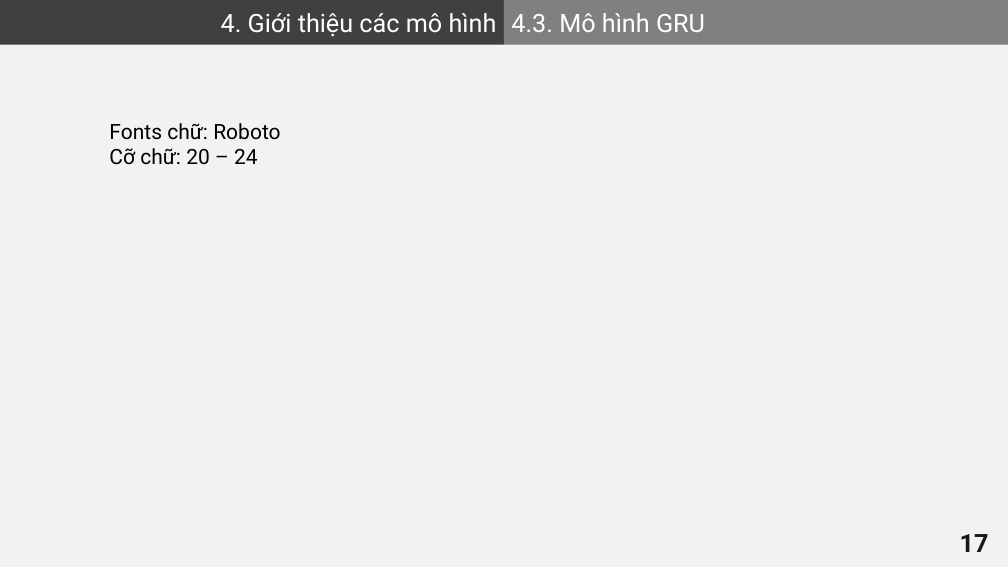
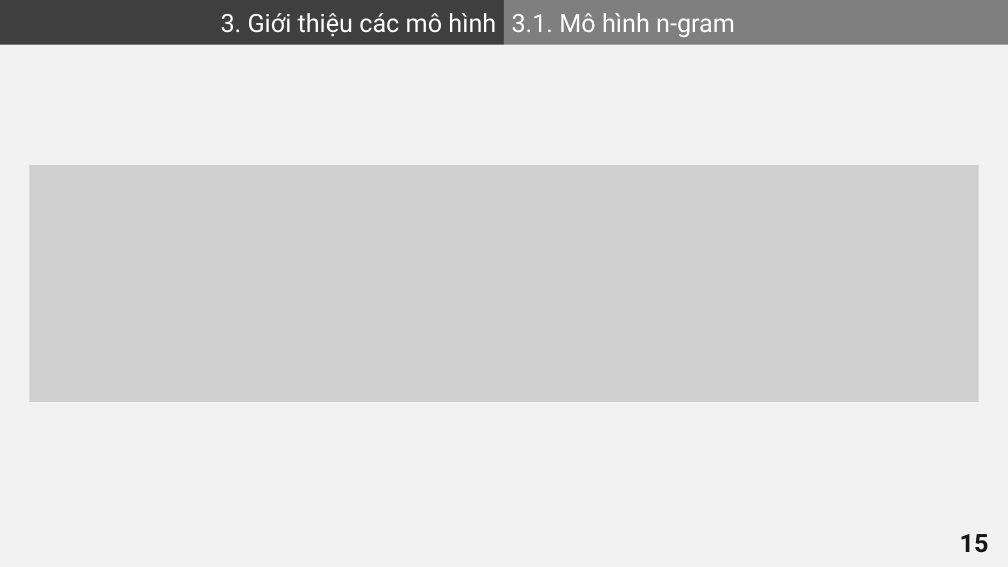
Before and after one commit to VHSkillPro/next-word-prediction, a slide deck: slide 15 of report.pptx (slide 17 before the commit). Drawn at 1008x567 pixels with LibreOffice and Linux fonts; fonts in the diff are those of the drawing; grey boxes stand for pictures. Boxes give left, top, right and bottom in pixels: in the first picture for what was removed or moved away, otherwise in the second. Text is boxed around its words. In the diff, an @@ line names an element or a change of style, - is before the commit and + after.

```diff
--- a/report.pptx
+++ b/report.pptx
@@ rectangle "3. Giới thiệu các mô ..." at bbox=[0, 0, 504, 45]: fill #404040 to #3F3F3F @@
@@ text in rectangle at bbox=[221, 13, 496, 37]: text changed @@
-4. Giới thiệu các mô hình
+3. Giới thiệu các mô hình
@@ rectangle "3.1. Mô hình n-gram" at bbox=[504, 0, 1008, 45]: fill #808080 to #7F7F7F @@
@@ text in rectangle at bbox=[512, 13, 735, 37]: text changed @@
-4.3. Mô hình GRU
+3.1. Mô hình n-gram
@@ text removed at bbox=[109, 123, 280, 165] @@
-Fonts chữ: Roboto
-Cỡ chữ: 20 – 24
@@ picture added at bbox=[29, 165, 979, 402] @@
@@ page number at bbox=[960, 534, 989, 553]: text changed; text colour #181717 to #171616 @@
-17
+15
```
Also in this commit, not shown: 12 other slides changed, 29 slides added.
